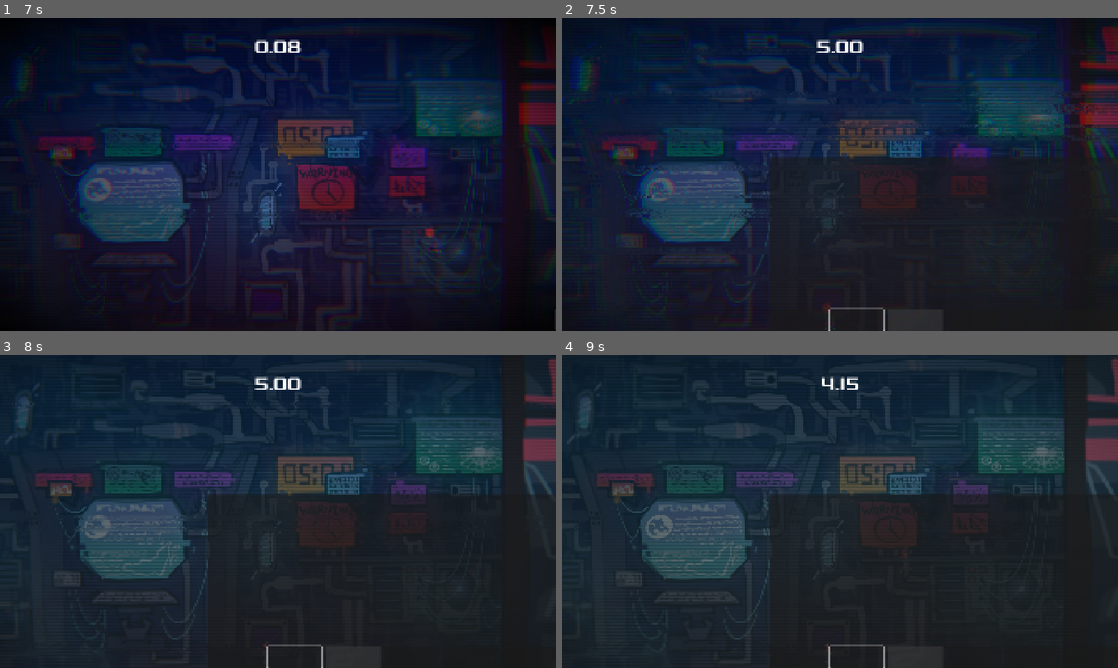
Above: before the commit, frames 1-4 (two rows, left to right).
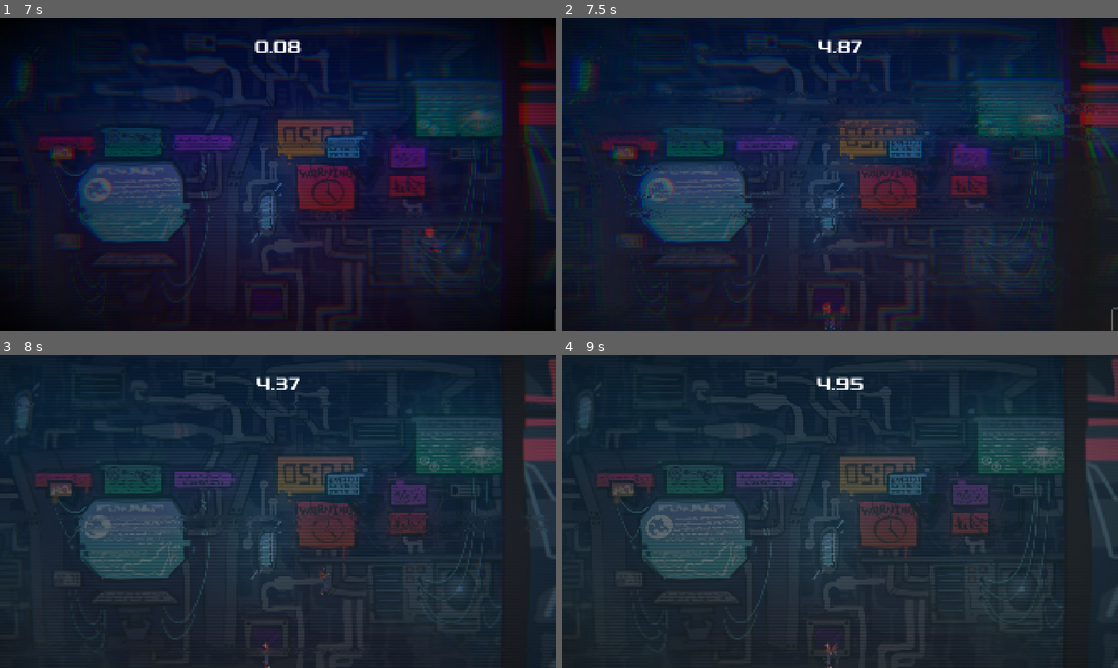
Above: after the commit, the same moments.

Repository: mushyp3a/gudev-16
Game: Godot game, scene res://scenes/platformer-scene.tscn
Two runs of this game, one before a commit and one after it. Both use one fixed random seed, a clock stepped at 60 frames per second and the inputs below. This scene is started directly instead of the project's main scene.
Inputs (mouse positions are in pixels of both pictures, inside the frame that each line leads up to):
- Up to frame 1 (7 s): click (355, 318) at 0.5 s; click (233, 318) at 1.25 s; tap Enter at 2 s; hold 1 2.03-2.78 s; hold D (move_right) 2.03-3.53 s; tap Tab (toggle_cassette) at 2.1 s; tap Space (jump) at 2.27, 2.57, 3.02, 3.32, 4.52, 4.82, 5.27, 5.57, 6.02, 6.32 s; tap 1 at 2.85 s; tap 2 at 3.05 s; hold A (move_left) 3.53-4.28 s; hold 2 3.53-4.28 s; tap 3 at 3.8, 4.35 s; hold D (move_right) 4.28-5.78 s; tap 4 at 4.55 s; hold 4 5.03-5.78 s; tap 0 at 5.3, 5.85 s; hold A (move_left) 5.78-6.53 s; tap P at 6.05 s; hold D (move_right) from 6.53 s (still down); hold P from 6.53 s (still down); tap O at 6.8 s
- Up to frame 2 (7.5 s): release D (move_right) at 7.25 s; release P at 7.25 s; click (906, 318) at 7.27 s
- Up to frame 3 (8 s): no input
- Up to frame 4 (9 s): hold A (move_left) from 8.03 s (still down); tap O at 8.1 s; tap Space (jump) at 8.27, 8.3, 8.57, 8.85 s

Frame 1 is identical in both runs. In frame 2, 6.8% of the frame differs, in the area x 37-100%, y 6-100%; in frame 3, 6.3%; in frame 4, 6.0%.

Commit message:
idk anymore

Diff:
--- a/cassette-ui.gd
+++ b/cassette-ui.gd
@@ -86,18 +86,10 @@
 	tween.tween_property(panel, "position:x", get_viewport_rect().size.x - panel_width + offset, 0.35)
 
 func _process(_delta: float) -> void:
-	# Auto slide in when timeLoop fires or recording ends
 	if not _was_paused and cloning.paused and not is_open:
 		slide_in()
 	_was_paused = cloning.paused
 
-	# Snap clones on tab press depending on current run state
-	if Input.is_action_just_pressed("toggle_cassette") and not is_open:
-		if cloning.recording or cloning.waitingForInput:
-			# Player is recording — jump all clones to their final position
-			cloning.snapClonesLast()
-		# (previewing case already handled above — slide_in)
-
 	_update_slot_highlights()
 	_update_play_button()
 	_update_record_button()
--- a/scripts/cassette-ui.gd
+++ b/scripts/cassette-ui.gd
@@ -38,11 +38,16 @@
 	cloning.unpause()
 
 func _on_play_pressed() -> void:
-	if cloning.selectedClone == -1:
-		return
 	is_recording = false
 	slide_out()
-	cloning.replayClone(cloning.selectedClone)
+
+	_was_paused = false
+
+	if cloning.selectedClone == -1:
+		if _has_at_least_one_clone():
+			replay_all_clones()
+	else:
+		cloning.replayClone(cloning.selectedClone)
 
 func slide_out() -> void:
 	is_open = false
@@ -50,11 +55,30 @@
 
 func slide_in() -> void:
 	is_open = true
+	is_recording = false
+	cloning.timeElapsed = 0
 	if not cloning.paused:
 		cloning.paused = true
+	cloning.showAllClones()
 	ShaderManager.go_to_plan()
 	_animate(0.0)
 	_update_slot_highlights()
+
+func _has_at_least_one_clone() -> bool:
+	for i in range(4):
+		if cloning.replayable.replays[i] != null:
+			return true
+	return false
+
+func replay_all_clones() -> void:
+	cloning.showAllClones()
+	cloning.paused = false
+	cloning.waitingForInput = false
+	cloning.recording = false
+	cloning.previewing = true
+	cloning.replayable.reset()
+	cloning.replayable.time = 0
+	cloning.timeElapsed = 0
 
 func _update_slot_highlights() -> void:
 	for i in range(4):
@@ -66,7 +90,7 @@
 func _update_play_button() -> void:
 	var play_btn = $Panel/SlotButtons/PlayButton
 	if cloning.selectedClone < 0:
-		play_btn.disabled = true
+		play_btn.disabled = not _has_at_least_one_clone()
 		return
 	play_btn.disabled = cloning.replayable.replays[cloning.selectedClone] == null
 
@@ -81,24 +105,17 @@
 	tween.tween_property(panel, "position:x", get_viewport_rect().size.x - panel_width + offset, 0.35)
 
 func _process(_delta: float) -> void:
-	# Auto slide in when timeLoop fires or recording ends
 	if not _was_paused and cloning.paused and not is_open:
 		slide_in()
 	_was_paused = cloning.paused
 
 	if Input.is_action_just_pressed("toggle_cassette"):
 		if not is_open:
-			# Tab to open: only allowed while previewing (not recording)
 			if cloning.previewing:
+				cloning.previewing = false
+				cloning.paused = true
+				cloning.snapClonesToFinalPositions()
 				slide_in()
-		# Tab while UI is open has no extra effect here
-
-	# Snap clones on tab press depending on current run state
-	if Input.is_action_just_pressed("toggle_cassette") and not is_open:
-		if cloning.recording or cloning.waitingForInput:
-			# Player is recording — jump all clones to their final position
-			cloning.snapClonesLast()
-		# (previewing case already handled above — slide_in)
 
 	_update_slot_highlights()
 	_update_play_button()
--- a/scripts/clone-animator.gd
+++ b/scripts/clone-animator.gd
@@ -25,13 +25,21 @@
 	if cloning == null:
 		return
 
-	# Hide this clone while it's the one being recorded — the player is the visual stand-in
-	visible = not (cloning.recording and replayable.currIx == cloneId)
+	# Clones should be visible in plan mode (paused) showing their final positions
+	if cloning.paused:
+		play_anim("idle")
+		# Set facing direction from final recorded state
+		if replay.facingHistory.size() > 0:
+			skeleton.scale.x = replay.facingHistory[-1]
+		return
 
-	if cloning.paused:
-		global_position = replay.positionHistory[-1]
-		play_anim("idle")
+	# Hide the clone being recorded — the player is the visual stand-in
+	if cloning.recording and replayable.currIx == cloneId:
+		visible = false
 		return
+
+	# During recording or previewing, visibility is controlled by showClone/showAllClones
+	# Don't override visibility here - let showClone/showAllClones control it
 
 	if cloning.waitingForInput:
 		global_position = replay.positionHistory[0]
--- a/scripts/player-cloning.gd
+++ b/scripts/player-cloning.gd
@@ -7,9 +7,7 @@
 var timeElapsed : float = 0
 var paused = true
 var waitingForInput: bool = false
-# True while player is actively recording (clones running alongside)
 var recording: bool = false
-# True while clones are replaying without the player recording
 var previewing: bool = false
 
 @onready var cloneSpace : Node = get_tree().root
@@ -25,10 +23,8 @@
 func createClone(id : int) -> void:
 	replayable.newRecording(id)
 	var clone = cloneSprite.instantiate()
-	# Set on the animator (root Node2D) directly
 	clone.cloneId    = id
 	clone.replayable = replayable
-	# Also set on the ReplayCloneScript child so it stays in sync
 	var script = clone.get_node("ReplayCloneScript")
 	script.cloneId    = id
 	script.replayable = replayable
@@ -56,6 +52,7 @@
 	recording = true
 	previewing = false
 	replayable.reset()
+	replayable.time = 0
 
 func replayClone(id : int) -> void:
 	showClone(id)
@@ -65,6 +62,7 @@
 	previewing = true
 	replayable.reset()
 	replayable.time = 0
+	timeElapsed = 0
 
 func showClone(id : int) -> void:
 	for i in len(clones):
@@ -85,7 +83,6 @@
 		showClone(id)
 	selectedClone = id
 
-# Snap all existing clones to their first recorded position
 func snapClonesFirst() -> void:
 	for i in range(4):
 		if clones[i] == null or replayable.replays[i] == null:
@@ -94,14 +91,23 @@
 		if history.size() > 0:
 			clones[i].global_position = history[0]
 
-# Snap all existing clones to their last recorded position
-func snapClonesLast() -> void:
-	for i in range(4):
-		if clones[i] == null or replayable.replays[i] == null:
+func snapClonesToFinalPositions() -> void:
+	var count = min(clones.size(), replayable.replays.size())
+	for i in range(count):
+		var clone = clones[i]
+		var replay = replayable.replays[i]
+		if clone == null or replay == null:
 			continue
-		var history = replayable.replays[i].positionHistory
-		if history.size() > 0:
-			clones[i].global_position = history[-1]
+
+		# Snap position
+		if replay.positionHistory.size() > 0:
+			clone.global_position = replay.positionHistory[-1]
+
+		# Snap facing / skeleton scale
+		if replay.facingHistory.size() > 0:
+			if clone.has_node("Skeleton2D"):
+				var skeleton = clone.get_node("Skeleton2D") as Node2D
+				skeleton.scale.x = abs(skeleton.scale.x) * replay.facingHistory[-1]
 
 func _process(delta: float) -> void:
 	if paused:
@@ -135,7 +141,13 @@
 		timeElapsed += delta
 		replayable.time = timeElapsed
 		if timeElapsed >= timeLimit:
-			timeLoop()
-			paused = true
-			recording = false
-			previewing = false
+			if previewing:
+				snapClonesToFinalPositions()
+				paused = true
+				recording = false
+				previewing = false
+			else:
+				timeLoop()
+				paused = true
+				recording = false
+				previewing = false
--- a/scripts/replayable.gd
+++ b/scripts/replayable.gd
@@ -38,7 +38,6 @@
 	if currIx == -1:
 		return
 
-	# Read animation state directly from the player node
 	var skeleton: Node2D = node.get_node("Skeleton2D")
 	var facing:   float  = skeleton.scale.x if skeleton else 1.0
 
